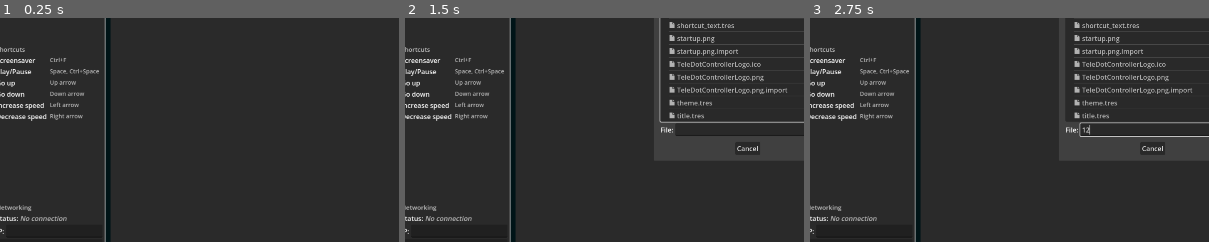
Above: before the commit, frames 1-3 (left to right).
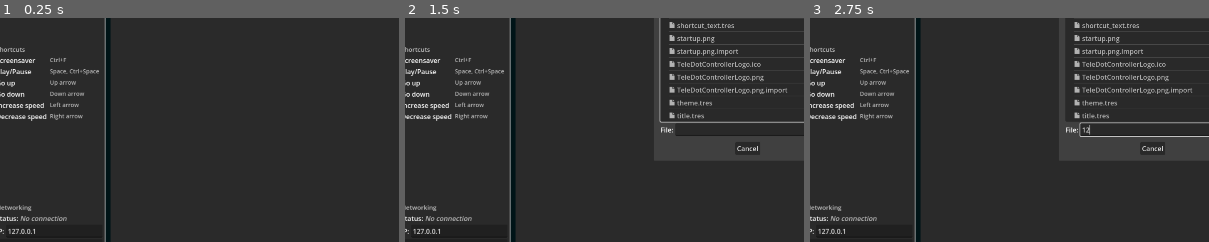
Above: after the commit, the same moments.

Repository: VoylinsGamedevJourney/teledot
Game: Godot game, scene res://controller.tscn
Two runs of this game, one before a commit and one after it. Both use one fixed random seed, a clock stepped at 60 frames per second and the inputs below.
Inputs (mouse positions are % of the whole screen's width and height, from its top left):
- Up to frame 1 (0.25 s): no input
- Up to frame 2 (1.5 s): click (57, 51) at 0.52 s; type "Alex" at 0.6 s; click "Select" at 1.25 s
- Up to frame 3 (2.75 s): click (44, 71) at 2.02 s; type "12" at 2.1 s
The pictures show only the part of the screen within x 1-51%, y 47-96%; the shares and areas given below are measured in that part.

The runs differ from the first frame. In frame 1, less than 0.1% of the frame differs, in the area x 2-9%, y 94-97%; in frame 2, less than 0.1%; in frame 3, less than 0.1%.

Commit message:
Save the IP to settings when the user changes it

Diff:
--- a/src_controller/controller.gd
+++ b/src_controller/controller.gd
@@ -19,12 +19,6 @@
 
 
 func _ready() -> void:
-	# Adding local ip to IPLineEdit to save a bit more time
-	for x in IP.get_local_addresses():
-		if x.count('.') == 3 and !x.begins_with("127"):
-			%IPLineEdit.text = x.rstrip(x.split('.')[-1])
-		else:continue
-		break
 	version_check_request()
 	# Hiding the screensaver incase it was visible when building.
 	$Screensaver.visible = false
@@ -208,25 +202,7 @@
 
 
 func load_settings() -> void:
-	if !FileAccess.file_exists(SETTINGS_FILE):
-		var default_file := FileAccess.open(SETTINGS_FILE,FileAccess.WRITE)
-		default_file.store_var({
-			"color_background": %BackgroundColorPicker.color,
-			"scroll_speed": %ScrollSpeedSpinBox.value,
-			"color_text": %FontColorPicker.color,
-			"alignment": %AlignmentOptionButton.selected,
-			"font_size": %FontSizeSpinBox.value,
-			"mirror": %MirrorOptionButton.selected,
-			"margin": %MarginSpinBox.value,
-			"language": %LanguageOptionButton.selected,
-			})
-		# Possible TODO for later, Godot automatically selects your
-		# system language, we could use this info to save the system
-		# locale directly without having English as the default.
-		set_language(%LanguageOptionButton.selected)
-		return
-	var settings_file := FileAccess.open(SETTINGS_FILE, FileAccess.READ)
-	var settings_data: Dictionary = settings_file.get_var()
+	var settings_data: Dictionary = get_settings()
 	for setting in settings_data:
 		match setting:
 			"alignment":
@@ -246,7 +222,36 @@
 			"language":
 				%LanguageOptionButton.select(settings_data[setting])
 				set_language(settings_data[setting])
-			_: printerr("Could not find setting: %s" % setting)
+			"ip":
+				%IPLineEdit.text = settings_data[setting]
+			_:
+				printerr("Could not find setting: %s" % setting)
+
+
+func get_settings() -> Dictionary:
+	var settings: Dictionary
+	if !FileAccess.file_exists(SETTINGS_FILE):
+		# Default Settings
+		settings = {
+			"color_background": %BackgroundColorPicker.color,
+			"scroll_speed": %ScrollSpeedSpinBox.value,
+			"color_text": %FontColorPicker.color,
+			"alignment": %AlignmentOptionButton.selected,
+			"font_size": %FontSizeSpinBox.value,
+			"mirror": %MirrorOptionButton.selected,
+			"margin": %MarginSpinBox.value,
+			"language": %LanguageOptionButton.selected,
+			"ip": "127.0.0.1",
+		}
+		FileAccess.open(SETTINGS_FILE, FileAccess.WRITE).store_var(settings)
+
+		# Possible TODO for later, Godot automatically selects your
+		# system language, we could use this info to save the system
+		# locale directly without having English as the default.
+		set_language(%LanguageOptionButton.selected)
+	else:
+		settings = FileAccess.open(SETTINGS_FILE, FileAccess.READ).get_var()
+	return settings
 
 
 func _on_script_tab_text_changed() -> void:
@@ -296,6 +301,10 @@
 #	%PortLineEdit.caret_column = %PortLineEdit.text.length()
 
 
+func _on_ip_line_edit_text_changed(new_text: String) -> void:
+	save_setting("ip", new_text)
+
+
 # Port is being hidden for now as there is no way of changing the port
 # in view anyway. Maybe we could check if the port is actually open
 # on TeleDot View and make it choose a different port, but that's
--- a/src_controller/controller.tscn
+++ b/src_controller/controller.tscn
@@ -432,23 +432,24 @@
 
 [connection signal="meta_clicked" from="MarginContainer/MainHSplit/LeftPanel/ScrollContainer/VBox/UpdateAvailableLabel" to="." method="_on_update_available_label_meta_clicked"]
 [connection signal="pressed" from="MarginContainer/MainHSplit/LeftPanel/ScrollContainer/VBox/SettingsGrid/ScreenSaverButton" to="." method="_on_screen_saver_button_pressed"]
+[connection signal="value_changed" from="MarginContainer/MainHSplit/LeftPanel/ScrollContainer/VBox/SettingsGrid/ScrollSpeedSpinBox" to="." method="_on_scroll_speed_spin_box_value_changed"]
 [connection signal="value_changed" from="MarginContainer/MainHSplit/LeftPanel/ScrollContainer/VBox/SettingsGrid/ScrollSpeedSpinBox" to="." method="_on_remove_focus_button_pressed"]
-[connection signal="value_changed" from="MarginContainer/MainHSplit/LeftPanel/ScrollContainer/VBox/SettingsGrid/ScrollSpeedSpinBox" to="." method="_on_scroll_speed_spin_box_value_changed"]
+[connection signal="item_selected" from="MarginContainer/MainHSplit/LeftPanel/ScrollContainer/VBox/SettingsGrid/MirrorOptionButton" to="." method="_on_remove_focus_button_pressed"]
 [connection signal="item_selected" from="MarginContainer/MainHSplit/LeftPanel/ScrollContainer/VBox/SettingsGrid/MirrorOptionButton" to="." method="_on_mirror_option_button_item_selected"]
-[connection signal="item_selected" from="MarginContainer/MainHSplit/LeftPanel/ScrollContainer/VBox/SettingsGrid/MirrorOptionButton" to="." method="_on_remove_focus_button_pressed"]
 [connection signal="value_changed" from="MarginContainer/MainHSplit/LeftPanel/ScrollContainer/VBox/SettingsGrid/MarginSpinBox" to="." method="_on_remove_focus_button_pressed"]
 [connection signal="value_changed" from="MarginContainer/MainHSplit/LeftPanel/ScrollContainer/VBox/SettingsGrid/MarginSpinBox" to="." method="_on_margin_spin_box_value_changed"]
+[connection signal="value_changed" from="MarginContainer/MainHSplit/LeftPanel/ScrollContainer/VBox/SettingsGrid/FontSizeSpinBox" to="." method="_on_remove_focus_button_pressed"]
 [connection signal="value_changed" from="MarginContainer/MainHSplit/LeftPanel/ScrollContainer/VBox/SettingsGrid/FontSizeSpinBox" to="." method="_on_font_size_spin_box_value_changed"]
-[connection signal="value_changed" from="MarginContainer/MainHSplit/LeftPanel/ScrollContainer/VBox/SettingsGrid/FontSizeSpinBox" to="." method="_on_remove_focus_button_pressed"]
+[connection signal="color_changed" from="MarginContainer/MainHSplit/LeftPanel/ScrollContainer/VBox/SettingsGrid/FontColorPicker" to="." method="_on_font_color_picker_changed"]
 [connection signal="color_changed" from="MarginContainer/MainHSplit/LeftPanel/ScrollContainer/VBox/SettingsGrid/FontColorPicker" to="." method="_on_remove_focus_button_pressed"]
-[connection signal="color_changed" from="MarginContainer/MainHSplit/LeftPanel/ScrollContainer/VBox/SettingsGrid/FontColorPicker" to="." method="_on_font_color_picker_changed"]
 [connection signal="color_changed" from="MarginContainer/MainHSplit/LeftPanel/ScrollContainer/VBox/SettingsGrid/BackgroundColorPicker" to="." method="_on_remove_focus_button_pressed"]
 [connection signal="color_changed" from="MarginContainer/MainHSplit/LeftPanel/ScrollContainer/VBox/SettingsGrid/BackgroundColorPicker" to="." method="_on_background_color_picker_changed"]
+[connection signal="item_selected" from="MarginContainer/MainHSplit/LeftPanel/ScrollContainer/VBox/SettingsGrid/AlignmentOptionButton" to="." method="_on_alignment_option_item_selected"]
 [connection signal="item_selected" from="MarginContainer/MainHSplit/LeftPanel/ScrollContainer/VBox/SettingsGrid/AlignmentOptionButton" to="." method="_on_remove_focus_button_pressed"]
-[connection signal="item_selected" from="MarginContainer/MainHSplit/LeftPanel/ScrollContainer/VBox/SettingsGrid/AlignmentOptionButton" to="." method="_on_alignment_option_item_selected"]
 [connection signal="item_selected" from="MarginContainer/MainHSplit/LeftPanel/ScrollContainer/VBox/SettingsGrid/LanguageOptionButton" to="." method="_on_language_option_button_item_selected"]
 [connection signal="item_selected" from="MarginContainer/MainHSplit/LeftPanel/ScrollContainer/VBox/SettingsGrid/LanguageOptionButton" to="." method="_on_remove_focus_button_pressed"]
 [connection signal="pressed" from="MarginContainer/MainHSplit/LeftPanel/ScrollContainer/VBox/RemoveFocusButton" to="." method="_on_remove_focus_button_pressed"]
+[connection signal="text_changed" from="MarginContainer/MainHSplit/LeftPanel/ScrollContainer/VBox/NetworkingGrid/IPLineEdit" to="." method="_on_ip_line_edit_text_changed"]
 [connection signal="text_submitted" from="MarginContainer/MainHSplit/LeftPanel/ScrollContainer/VBox/NetworkingGrid/IPLineEdit" to="." method="_on_ip_line_edit_text_submitted"]
 [connection signal="text_submitted" from="MarginContainer/MainHSplit/LeftPanel/ScrollContainer/VBox/NetworkingGrid/PortLineEdit" to="." method="_on_port_line_edit_text_submitted"]
 [connection signal="pressed" from="MarginContainer/MainHSplit/LeftPanel/ScrollContainer/VBox/ConnectionButton" to="." method="_on_connection_button_pressed"]
